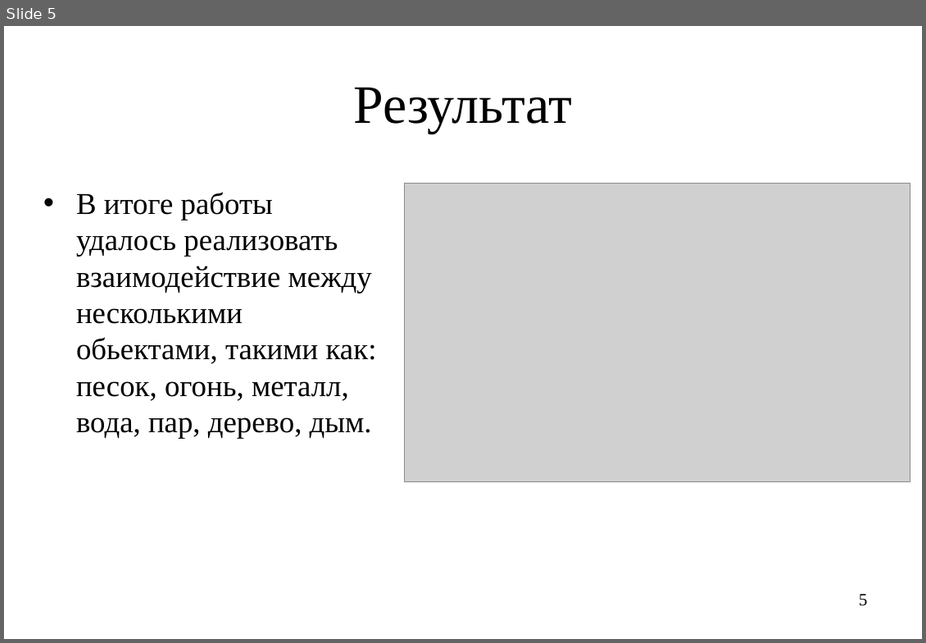
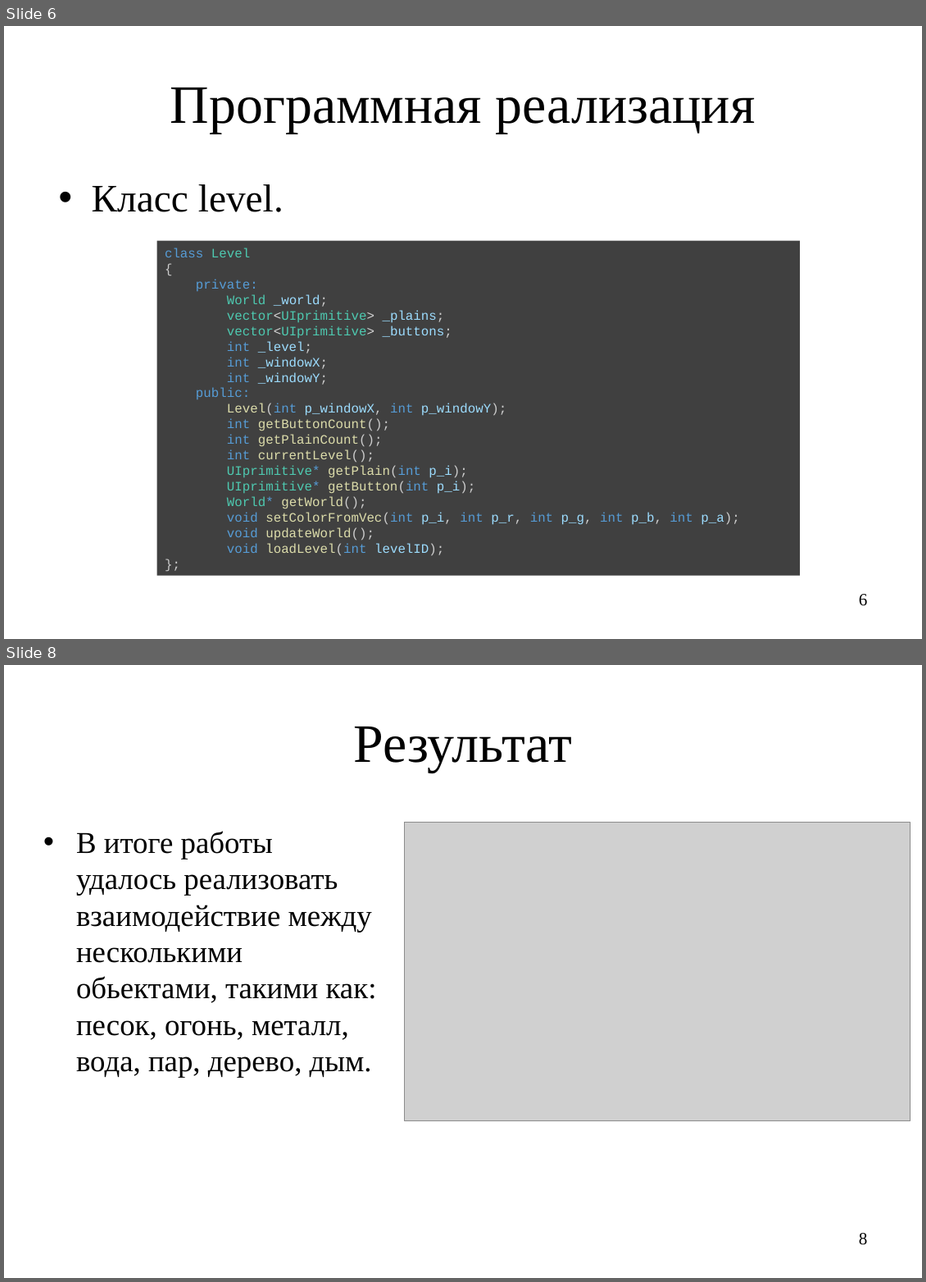
Before and after one commit to molo4kaPlus/praktika_digital_kafedra, a slide deck: doc/Презентация (1).ppt. Shown one above the other, each under a label of ours: slide 5 before the commit, slides 6 and 8 after it; the slides between them are not shown. The pictures are 926x643 and 926x1282 pixels, drawn with LibreOffice and Linux fonts; fonts in the diff are those of the drawing; grey boxes stand for pictures. Boxes give left, top, right and bottom in pixels: in the first picture for what was removed or moved away, otherwise in the second. Text is boxed around its words. In the diff, an @@ line names an element or a change of style, - is before the commit and + after.

```diff
--- a/doc/Презентация (1).ppt
+++ b/doc/Презентация (1).ppt
@@ slide 6 added at <box>4,26,922,639</box>, background #FFFFFF @@
@@ title added at <box>170,87,756,133</box>, 50 pt, text #000000 @@
+Программная реализация
@@ text added at <box>92,184,284,212</box>, 36 pt, text #000000 @@
+• Класс level.
@@ rectangle added at <box>157,241,800,575</box>, fill #404040, 12 pt, text #DCDCAA @@
+class Level
+{
+private:
+World _world;
+vector<UIprimitive> _plains;
+vector<UIprimitive> _buttons;
+int _level;
+int _windowX;
+int _windowY;
+public:
+Level(int p_windowX, int p_windowY);
+int getButtonCount();
+int getPlainCount();
+int currentLevel();
+UIprimitive* getPlain(int p_i);
+UIprimitive* getButton(int p_i);
+World* getWorld();
+void setColorFromVec(int p_i, int p_r, int p_g, int p_b, int p_a);
+void updateWorld();
+void loadLevel(int levelID);
+};
@@ page number added at <box>859,593,868,606</box>, 16 pt, text #000000 @@
+6
@@ what was slide 5 is now slide 8 @@
@@ page number at <box>859,1232,868,1245</box>: text changed @@
-5
+8
```
Also in this commit, not shown: 2 slides changed, 2 other slides added, 6 other files.
